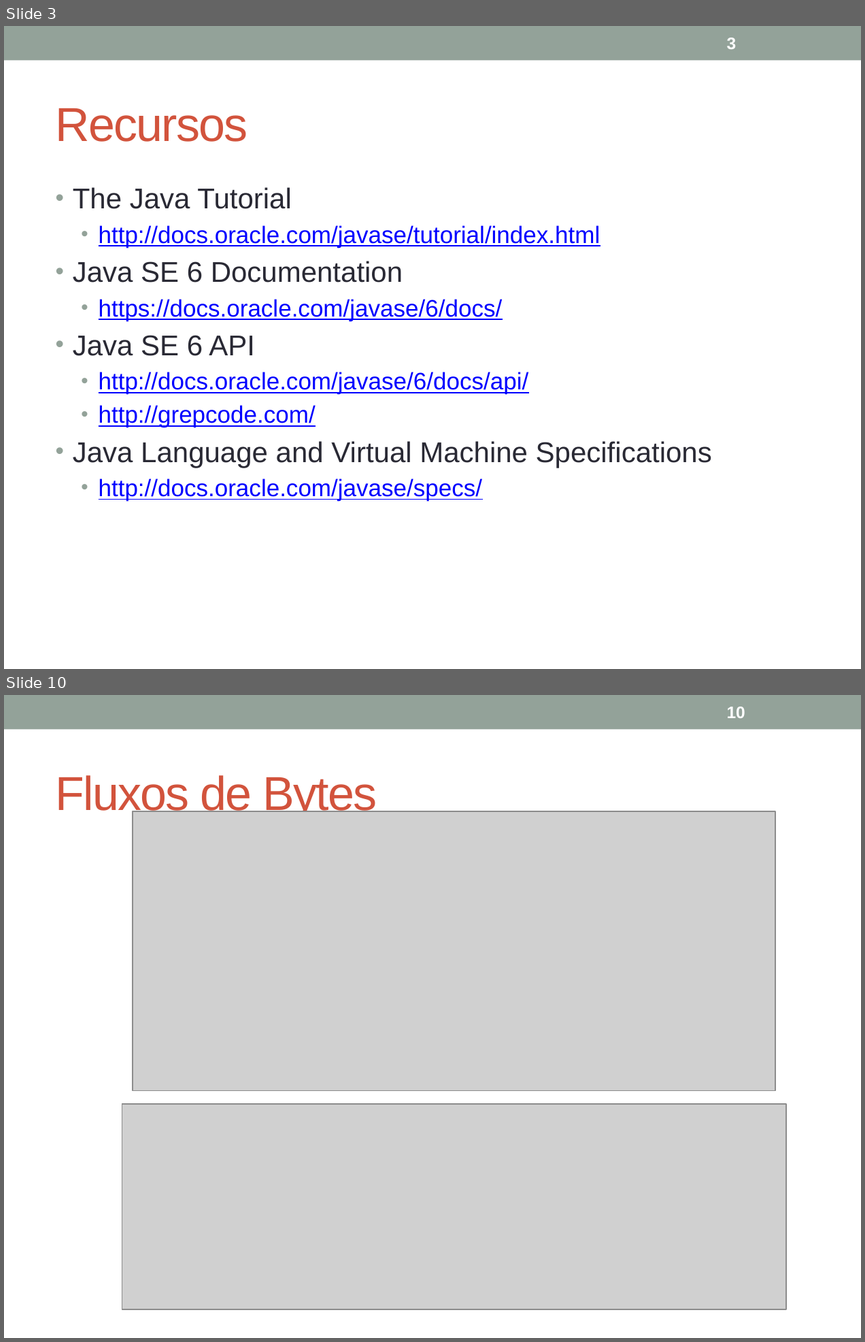
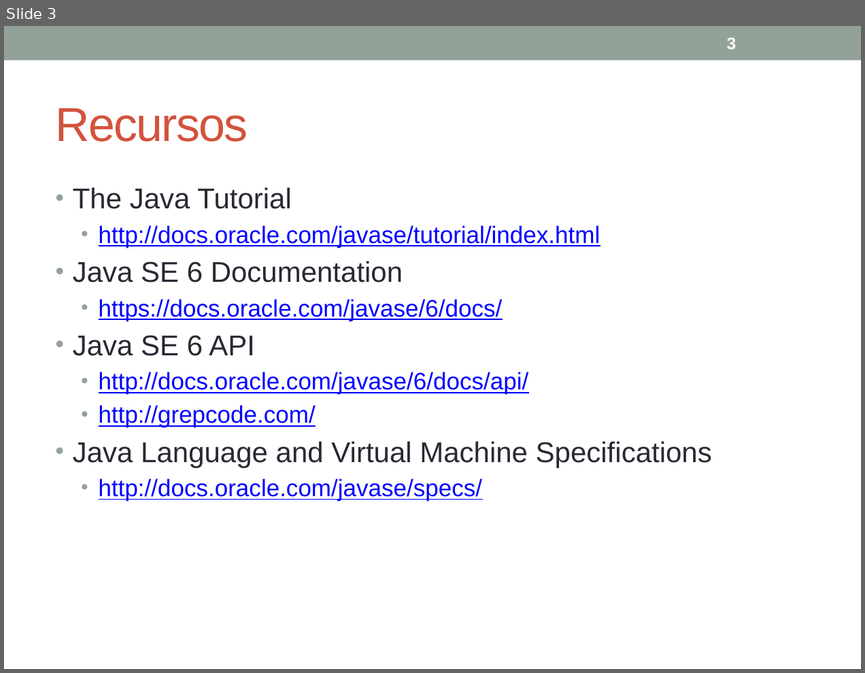
Before and after one commit to julioapm/JavaBasico, a slide deck: Material/JavaOO2.pptx. Shown one above the other, each under a label of ours: slides 3 and 10 before the commit, slide 3 after it; the slides between them are not shown. The pictures are 865x1342 and 865x673 pixels, drawn with LibreOffice and Linux fonts; fonts in the diff are those of the drawing; grey boxes stand for pictures. Boxes give left, top, right and bottom in pixels: in the first picture for what was removed or moved away, otherwise in the second. Text is boxed around its words. In the diff, an @@ line names an element or a change of style, - is before the commit and + after.

```diff
--- a/Material/JavaOO2.pptx
+++ b/Material/JavaOO2.pptx
@@ slide 10 removed at [4,695,861,1338], background #FFFFFF; not listed: 1 template element that a slide beside it also shows @@
@@ page number removed at [727,707,745,718] @@
-10
@@ title removed at [56,775,377,819] @@
-Fluxos de Bytes
@@ picture removed at [133,811,775,1091] @@
@@ picture removed at [122,1104,786,1309] @@
```
Also in this commit, not shown: 21 other slides removed.
